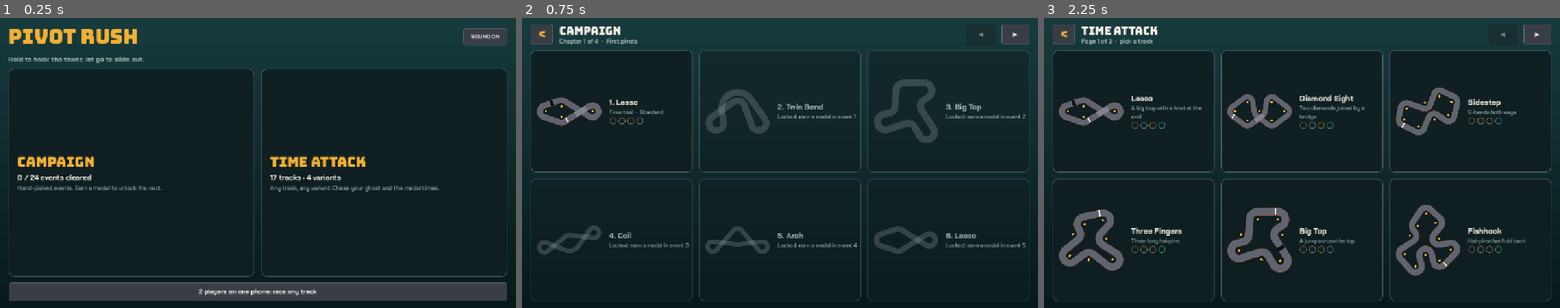
Above: before the commit, frames 1-3 (left to right).
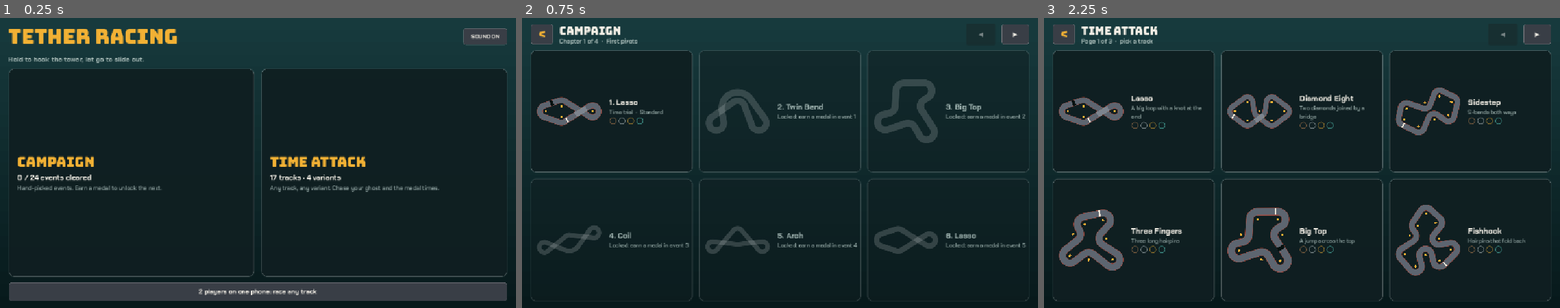
Above: after the commit, the same moments.

Repository: guillaumefont/games
Game: Godot game, scene res://scenes/main.tscn
The game is run twice, just before and just after one commit, with the same random seed, the same clock (stepped at 60 frames per second) and the same inputs.
Inputs (mouse positions are in pixels of both pictures, inside the frame that each line leads up to):
- Up to frame 1 (0.25 s): no input
- Up to frame 2 (0.75 s): click (651, 171) at 0.52 s
- Up to frame 3 (2.25 s): click "<" at 1.25 s; click (1425, 171) at 2.02 s

The runs differ from the first frame. In frame 1, 1.0% of the frame differs, in the area x 1-35%, y 3-10%; in frame 2, nothing differs; in frame 3, nothing differs.

Commit message:
Rename to Tether Racing, proprietary license, store artwork and icons
- Game, export presets, APK names and docs now say Tether Racing; Android app id io.github.guillaumefont.tetherracing
- LICENSE: all rights reserved, with Godot (MIT) and font (OFL) notices
- store/: Play icon, feature graphic, six 1920x1080 screenshots
- icons/: Android launcher + adaptive (foreground, background, monochrome) icons, wired in the Android preset
- icon.svg: car now sits on the ring, nose along the bend
- docs/production-readiness.md: release and game-quality assessment

Co-Authored-By: Claude Opus 5.5 <noreply@anthropic.com>
Claude-Session: https://claude.ai/code/session_01VxP4fqS9r1HnKLM8hKJgJZ

Diff:
--- a/tether-rally/icon.svg
+++ b/tether-rally/icon.svg
@@ -1 +1 @@
-<svg xmlns="http://www.w3.org/2000/svg" width="128" height=" …(250 unchanged characters)… rray="8 10"/><line x1="64" y1="64" x2="98" y2="36" stroke="#f2b134" stroke-width="5" stroke-linecap="round"/><circle cx="64" cy="64" r="12" fill="#f2b134"/><circle cx="64" cy="64" r="4" fill="#ece6d8"/><rect x="88" y="24" width="24" height="14" rx="3" fill="#f2b134" transform="rotate(-40 100 31)"/></svg>
+<svg xmlns="http://www.w3.org/2000/svg" width="128" height=" …(250 unchanged characters)… rray="8 10"/><line x1="64" y1="64" x2="97.7" y2="35.7" stroke="#f2b134" stroke-width="5" stroke-linecap="round"/><circle cx="64" cy="64" r="12" fill="#f2b134"/><circle cx="64" cy="64" r="4" fill="#ece6d8"/><g transform="translate(97.7 35.7) rotate(50)"><rect x="-15" y="-9" width="30" height="18" rx="2" fill="#f2b134"/><rect x="-8.5" y="-6.5" width="7" height="13" fill="#10292b"/></g></svg>
--- a/tether-rally/project.godot
+++ b/tether-rally/project.godot
@@ -3,7 +3,7 @@
 
 [application]
 
-config/name="Pivot Rush"
+config/name="Tether Racing"
 config/description="Original slingshot-style racer: hook spinning towers, whip round the bends."
 run/main_scene="res://scenes/main.tscn"
 config/features=PackedStringArray("4.7", "Mobile")
--- a/tether-rally/scripts/menu.gd
+++ b/tether-rally/scripts/menu.gd
@@ -119,7 +119,7 @@
 	screen = "home"
 	var vb := _frame()
 	var top := HBoxContainer.new()
-	var title: Label = ui._label("PIVOT RUSH", 44, C_POST, ui.f_display)
+	var title: Label = ui._label("TETHER RACING", 44, C_POST, ui.f_display)
 	title.autowrap_mode = TextServer.AUTOWRAP_OFF
 	title.size_flags_horizontal = Control.SIZE_EXPAND_FILL
 	top.add_child(title)
Not shown, changed: tether-rally/.github/workflows/build.yml
Not shown, changed: tether-rally/export_presets.cfg
Binary file added: tether-rally/icons/adaptive-background-432.png
Not shown, added: tether-rally/icons/adaptive-background-432.png.import
Binary file added: tether-rally/icons/adaptive-foreground-432.png
Not shown, added: tether-rally/icons/adaptive-foreground-432.png.import
Binary file added: tether-rally/icons/adaptive-monochrome-432.png
Not shown, added: tether-rally/icons/adaptive-monochrome-432.png.import
Binary file added: tether-rally/icons/icon-192.png
Not shown, added: tether-rally/icons/icon-192.png.import
Not shown, added: tether-rally/store/.gdignore
Binary file added: tether-rally/store/feature-graphic-1024x500.png
(and 9 more such lines)
